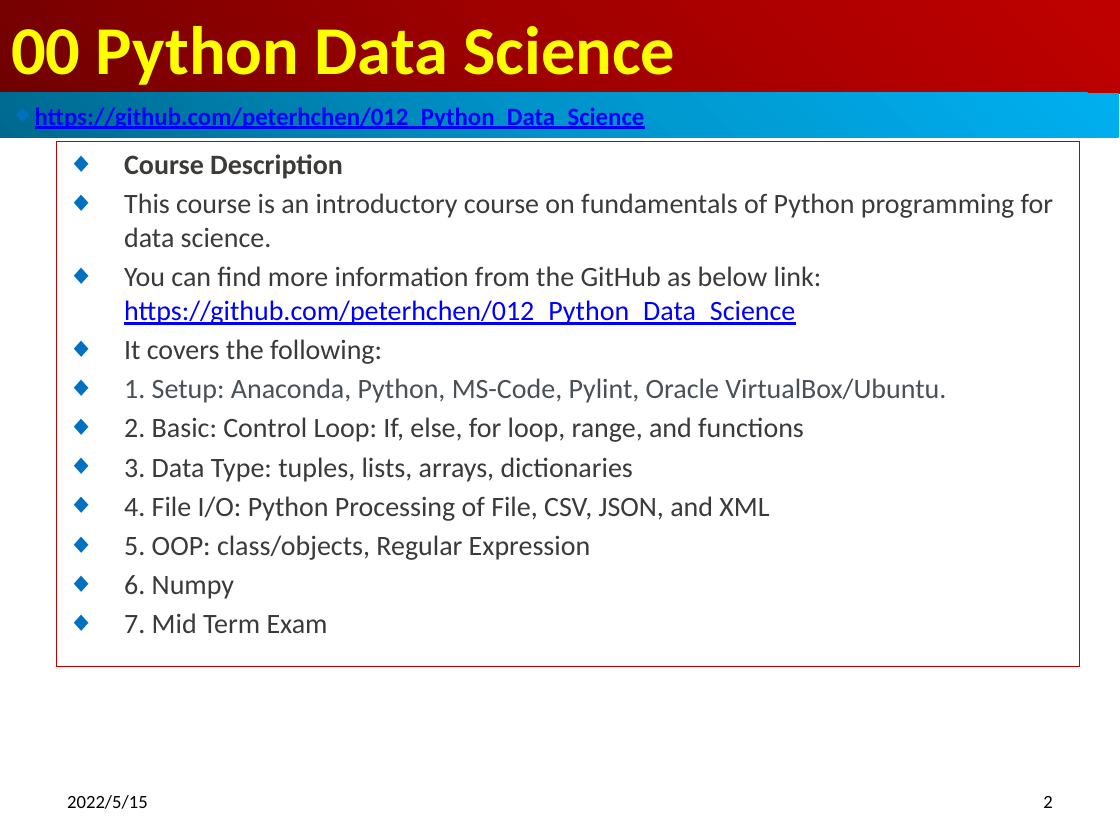
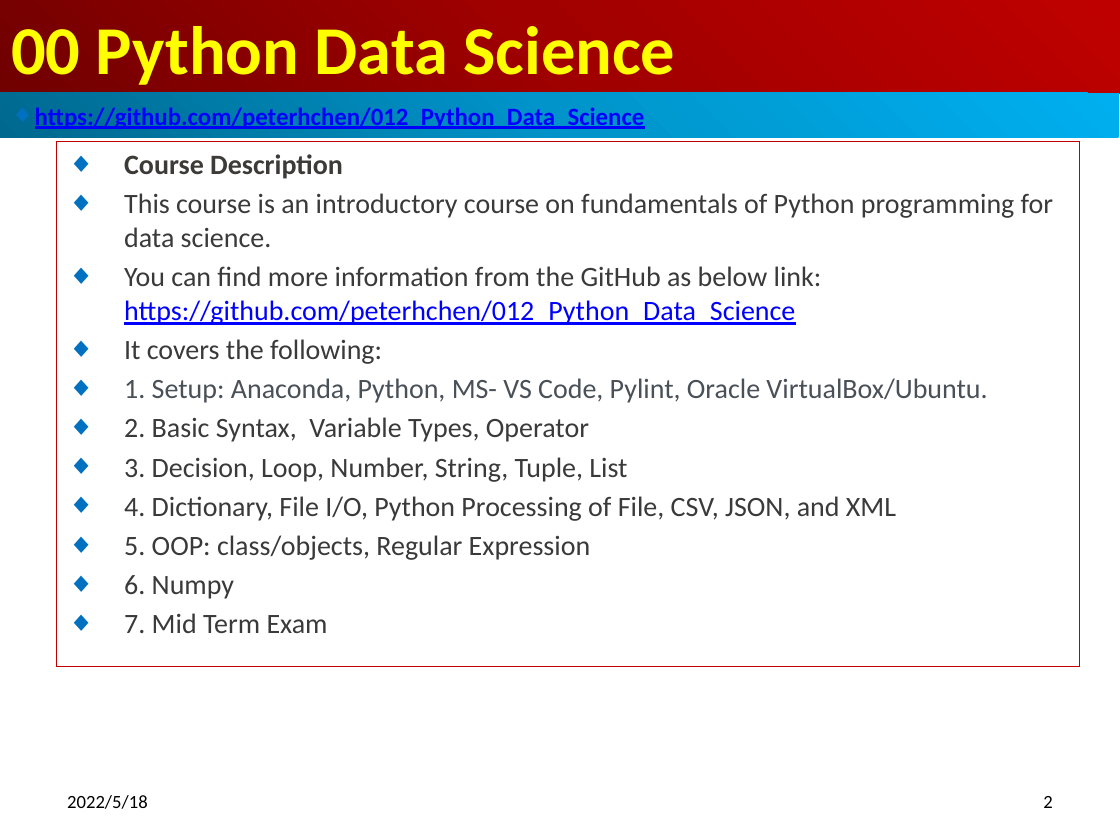
Before and after one commit to peterhchen/012_Python_Data_Science, a slide deck: slide 2 of 00_Python_DataScience_Syllabus.pptx. Drawn at 1120x840 pixels with LibreOffice and Linux fonts; fonts in the diff are those of the drawing. Boxes give left, top, right and bottom in pixels: in the first picture for what was removed or moved away, otherwise in the second. Text is boxed around its words. In the diff, an @@ line names an element or a change of style, - is before the commit and + after.

```diff
--- a/00_Python_DataScience_Syllabus.pptx
+++ b/00_Python_DataScience_Syllabus.pptx
@@ subtitle at (124, 378, 987, 521): text changed @@
-◆ 1. Setup: Anaconda, Python, MS-Code, Pylint, Oracle VirtualBox/Ubuntu.
-◆ 2. Basic: Control Loop: If, else, for loop, range, and functions
-◆ 3. Data Type: tuples, lists, arrays, dictionaries
-◆ 4. File I/O: Python Processing of File, CSV, JSON, and XML
+◆ 1. Setup: Anaconda, Python, MS- VS Code, Pylint, Oracle VirtualBox/Ubuntu.
+◆ 2. Basic Syntax, Variable Types, Operator
+◆ 3. Decision, Loop, Number, String, Tuple, List
+◆ 4. Dictionary, File I/O, Python Processing of File, CSV, JSON, and XML
@@ text at (67, 795, 148, 809): text changed @@
-2022/5/15
+2022/5/18
```
Also in this commit, not shown: 5 other slides changed.
